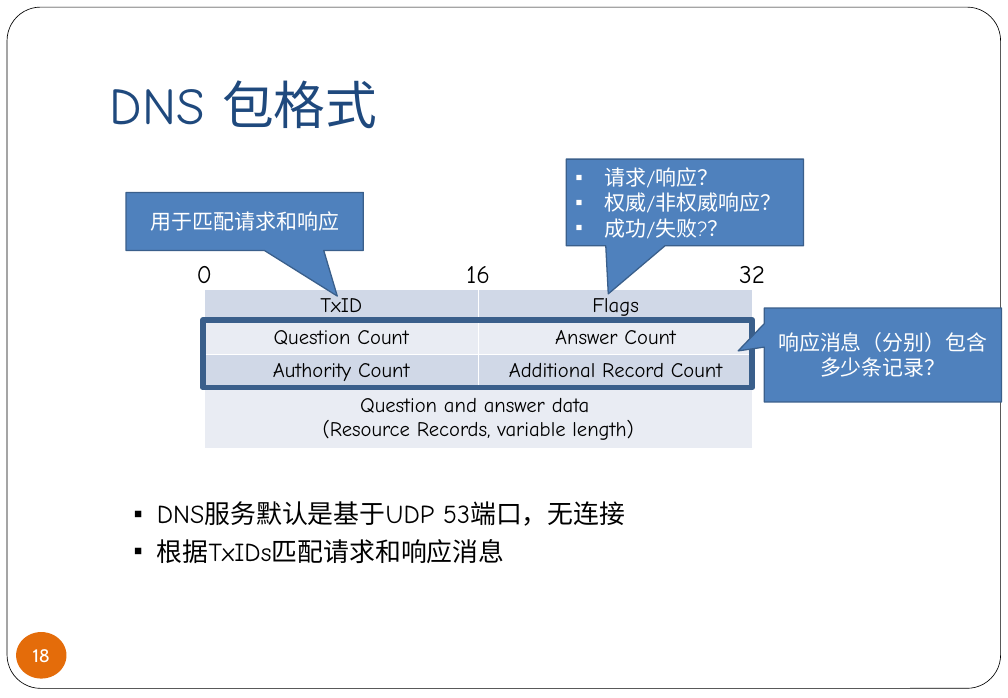
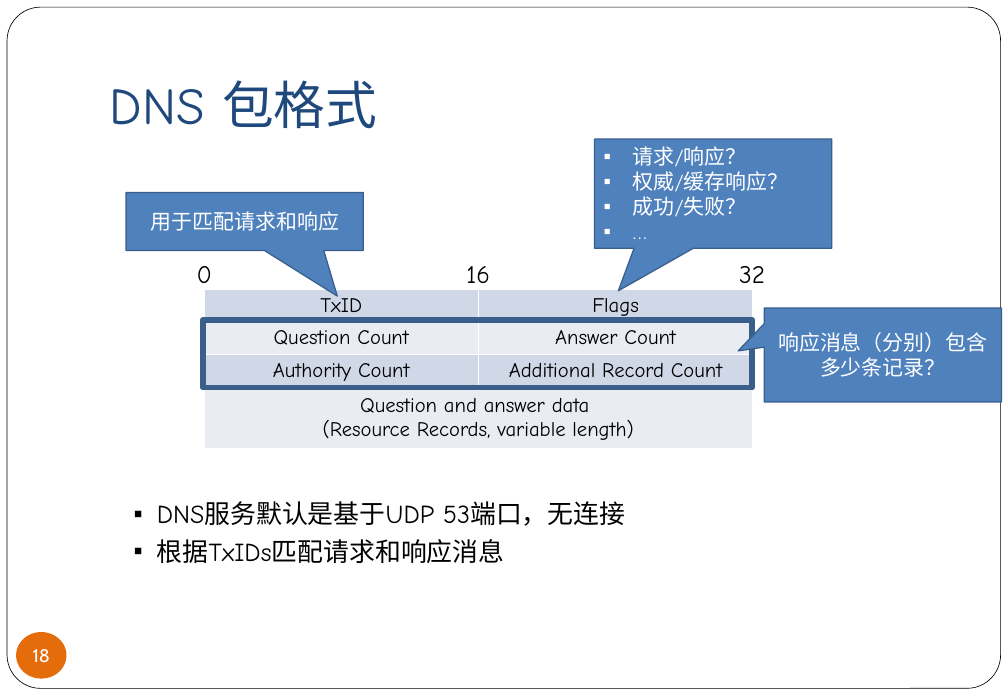
Before and after one commit to hxuhack/hxuhack.github.io, a slide deck: slide 18 of lecture/network_sec/L2-互联网攻防基础.pptx. Drawn at 1008x698 pixels with LibreOffice and Linux fonts; fonts in the diff are those of the drawing. Boxes give left, top, right and bottom in pixels: in the first picture for what was removed or moved away, otherwise in the second. Text is boxed around its words. In the diff, an @@ line names an element or a change of style, - is before the commit and + after.

```diff
--- a/lecture/network_sec/L2-互联网攻防基础.pptx
+++ b/lecture/network_sec/L2-互联网攻防基础.pptx
@@ speech box "请求/响应？": place and size @@
-speech box "请求/响应？" at [567, 159, 804, 246]
+speech box "请求/响应？" at [595, 139, 832, 248]
@@ speech box "请求/响应？" at [595, 139, 832, 248]: proportions changed @@
@@ text in speech box at [633, 171, 789, 217]: text changed @@
-▪ 权威/非权威响应？
-▪ 成功/失败?？
+▪ 权威/缓存响应？
+▪ 成功/失败？
+▪ …
```
Also in this commit, not shown: 3 other slides changed.
